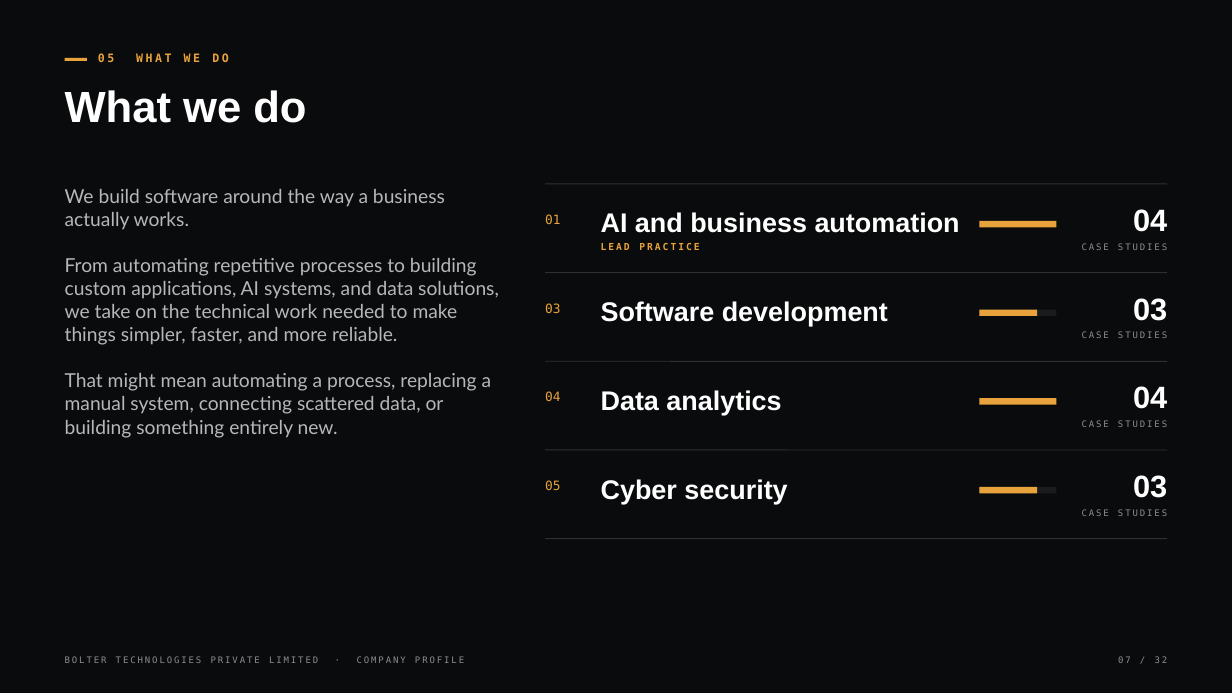
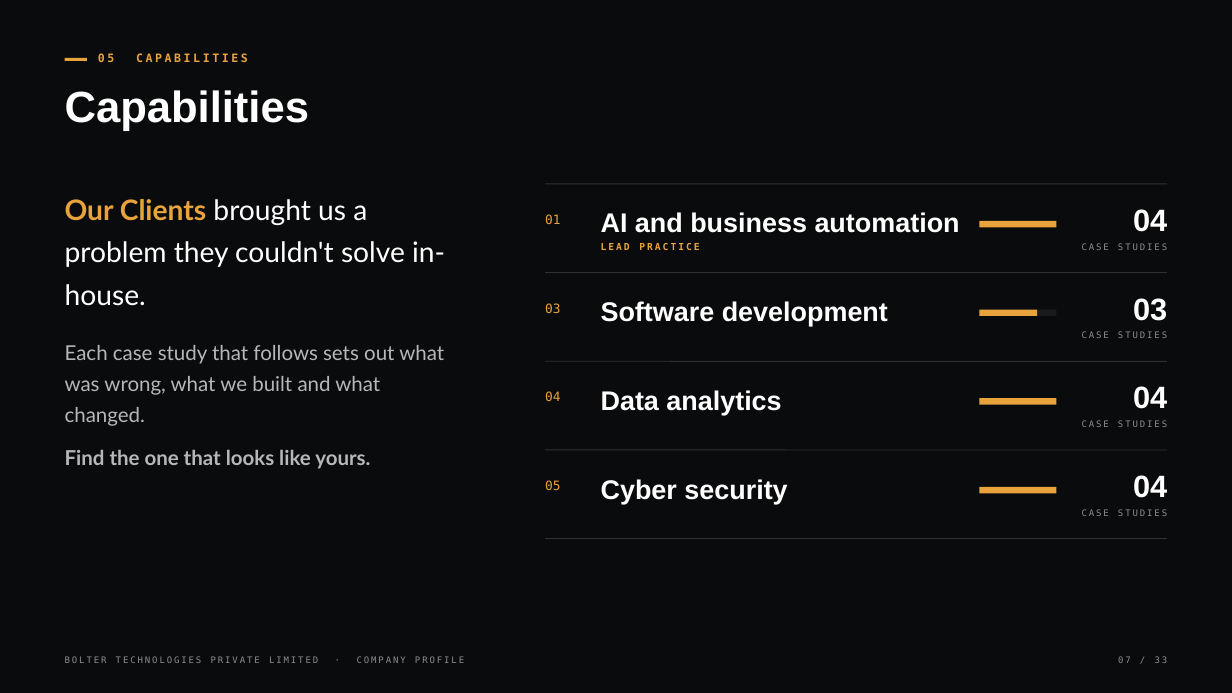
Before and after one commit to blackstargit/boltertech.com, a slide deck: slide 7 of documentation/company-profile/Bolter-Technologies-Company-Profile.pptx. Drawn at 1232x693 pixels with LibreOffice and Linux fonts; fonts in the diff are those of the drawing. Boxes give left, top, right and bottom in pixels: in the first picture for what was removed or moved away, otherwise in the second. Text is boxed around its words. In the diff, an @@ line names an element or a change of style, - is before the commit and + after.

```diff
--- a/documentation/company-profile/Bolter-Technologies-Company-Profile.pptx
+++ b/documentation/company-profile/Bolter-Technologies-Company-Profile.pptx
@@ text at box(98, 53, 248, 62): text changed @@
-05 WHAT WE DO
+05 CAPABILITIES
@@ text at box(65, 90, 309, 131): text changed @@
-What we do
+Capabilities
@@ text at box(65, 199, 445, 469): text changed; size 15 to 16 pt @@
-We build software around the way a business actually works.
-From automating repetitive processes to building custom applications, AI systems, and data solutions, we take on the technical work needed to make things simpler, faster, and more reliable.
-That might mean automating a process, replacing a manual system, connecting scattered data, or building something entirely new.
+Our Clients brought us a problem they couldn't solve in-house.
+Each case study that follows sets out what was wrong, what we built and what changed.
+Find the one that looks like yours.
@@ text at box(1133, 475, 1167, 498): text changed @@
-03
+04
@@ rectangle: place and size @@
-rectangle at box(980, 487, 1037, 494)
+rectangle at box(980, 487, 1056, 494)
@@ rectangle removed at box(980, 487, 1056, 494) @@
```
Also in this commit, not shown: 30 other slides changed, 1 slide added.
